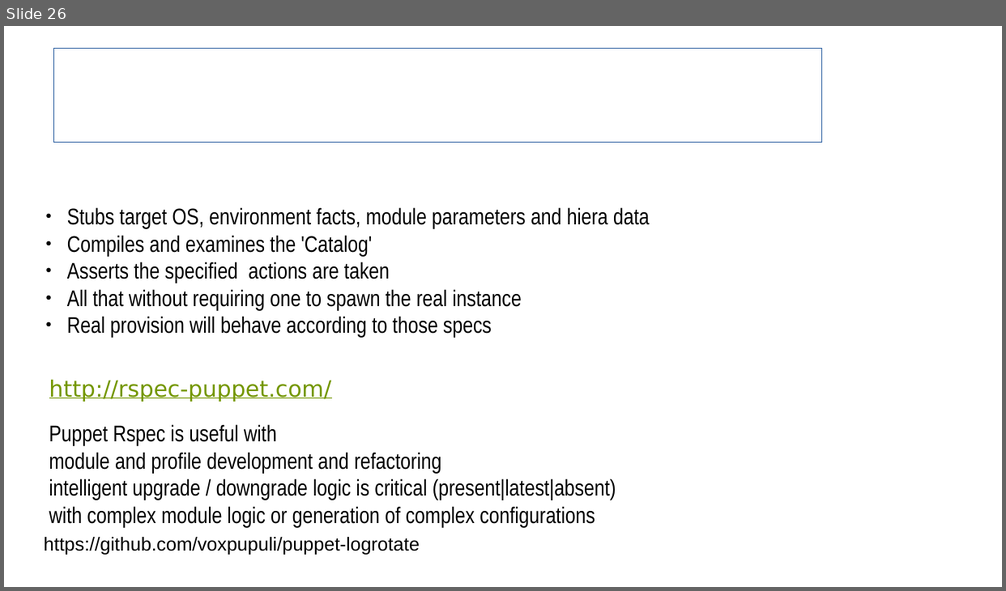
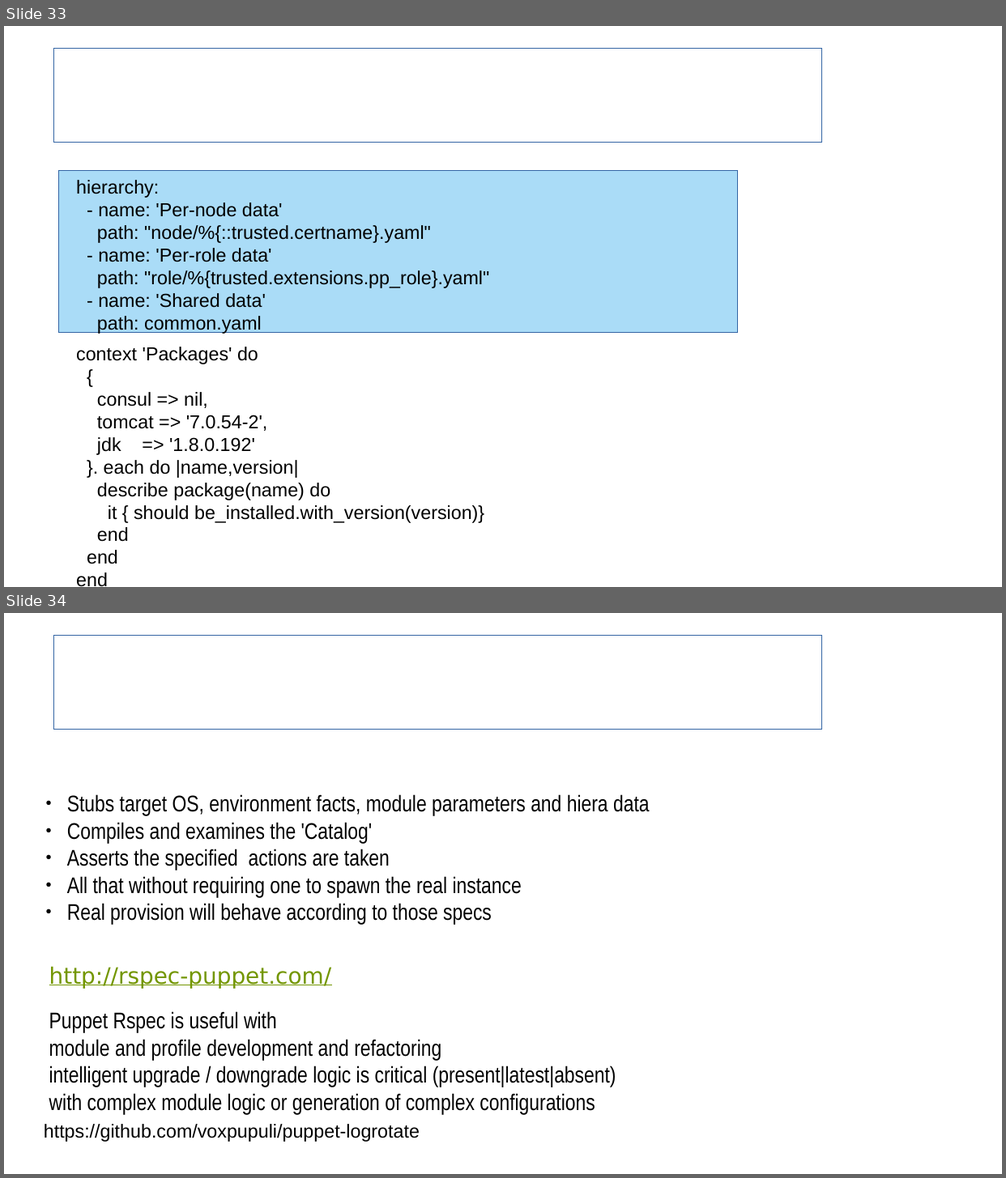
Before and after one commit to sergueik/uru_serverspec, a slide deck: Serverspec Integration in Cloud Provision.odp. Shown one above the other, each under a label of ours: slide 26 before the commit, slides 33 and 34 after it. The pictures are 1006x591 and 1006x1178 pixels, drawn with LibreOffice and Linux fonts; fonts in the diff are those of the drawing; background and template pictures are left out. Boxes give left, top, right and bottom in pixels: in the first picture for what was removed or moved away, otherwise in the second. Text is boxed around its words. In the diff, an @@ line names an element or a change of style, - is before the commit and + after.

```diff
--- a/Serverspec Integration in Cloud Provision.odp
+++ b/Serverspec Integration in Cloud Provision.odp
@@ slide 33 added at (4,26,1002,587), background #FFFFFF @@
@@ title added at (53,49,823,143), outline #3465A4 0 pt, 31.1 pt, text #FFFFFF, bold @@
+Serverspec through own Puppet module
@@ rectangle added at (58,171,738,333), fill #AADCF7, outline #3465A4 0 pt @@
@@ text added at (76,180,489,334), 15 pt, text #000000 @@
+hierarchy:
+- name: 'Per-node data'
+path: "node/%{::trusted.certname}.yaml"
+- name: 'Per-role data'
+path: "role/%{trusted.extensions.pp_role}.yaml"
+- name: 'Shared data'
+path: common.yaml
@@ text added at (76,347,484,587), 15 pt, text #000000 @@
+context 'Packages' do
+{
+consul => nil,
+tomcat => '7.0.54-2',
+jdk => '1.8.0.192'
+}. each do |name,version|
+describe package(name) do
+it { should be_installed.with_version(version)}
+end
+end
+end
@@ what was slide 26 is now slide 34 @@
```
Also in this commit, not shown: 11 slides changed, 8 other slides added, 1 slide removed, 1 other file.
